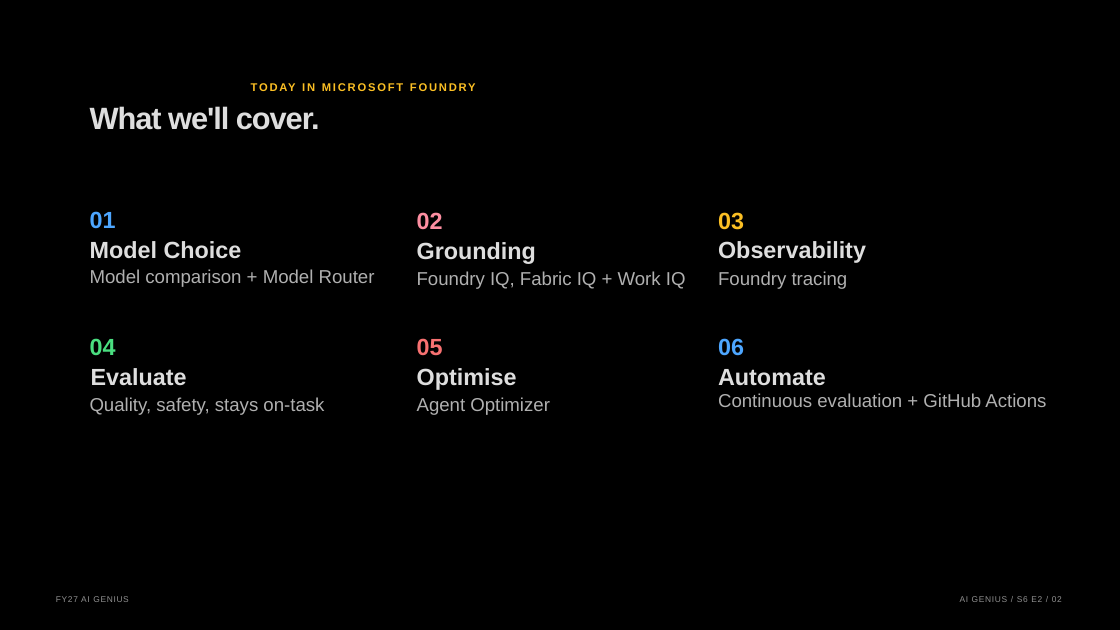
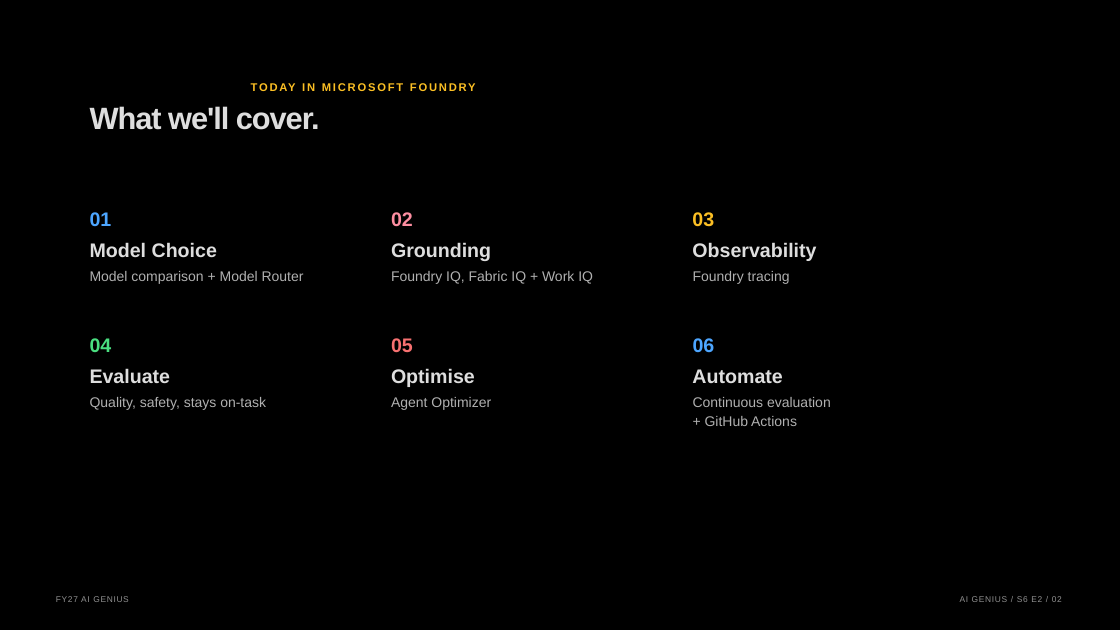
Before and after one commit to graemefoster/FoundryEvalsAndObservability, a slide deck: slide 2 of presentation/presentation.pptx. Drawn at 1120x630 pixels with LibreOffice and Linux fonts; fonts in the diff are those of the drawing; background and template pictures are left out. Boxes give left, top, right and bottom in pixels: in the first picture for what was removed or moved away, otherwise in the second. Text is boxed around its words. In the diff, an @@ line names an element or a change of style, - is before the commit and + after.

```diff
--- a/presentation/presentation.pptx
+++ b/presentation/presentation.pptx
@@ 9 texts: place and size @@
-9 texts at (417, 212, 826, 415)
+9 texts at (391, 212, 782, 410)
@@ size 20 to 16.8 pt in 12 elements at (90, 212, 112, 227), (90, 242, 217, 257), (391, 212, 413, 227), (391, 242, 491, 261), (391, 368, 475, 387), (391, 338, 413, 352), (692, 369, 782, 383), (693, 338, 715, 352), (90, 338, 112, 352), (90, 368, 171, 383), (692, 212, 714, 227), (692, 242, 816, 261) @@
@@ text "Observability": place and size @@
-text "Observability" at (718, 241, 866, 263)
+text "Observability" at (692, 242, 816, 261)
@@ size 16 to 12 pt in 5 elements at (90, 271, 304, 284), (391, 397, 491, 410), (391, 271, 593, 284), (90, 397, 266, 410), (693, 271, 790, 284) @@
@@ text "Foundry tracing": place and size @@
-text "Foundry tracing" at (718, 271, 848, 289)
+text "Foundry tracing" at (693, 271, 790, 284)
@@ text at (693, 397, 831, 407): text changed; size 16 to 12 pt @@
-Continuous evaluation + GitHub Actions
+Continuous evaluation
@@ text added at (705, 416, 797, 426), 12 pt, text #B0B0B0 @@
++ GitHub Actions
```
Also in this commit, not shown: 16 other slides changed, 8 slides added, 2 slides removed, 36 other files.
